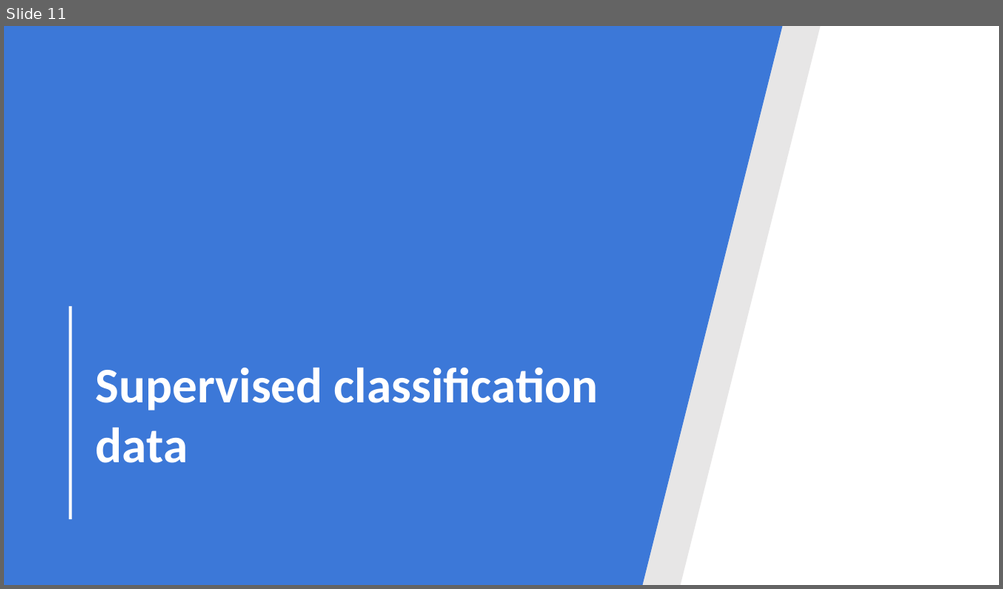
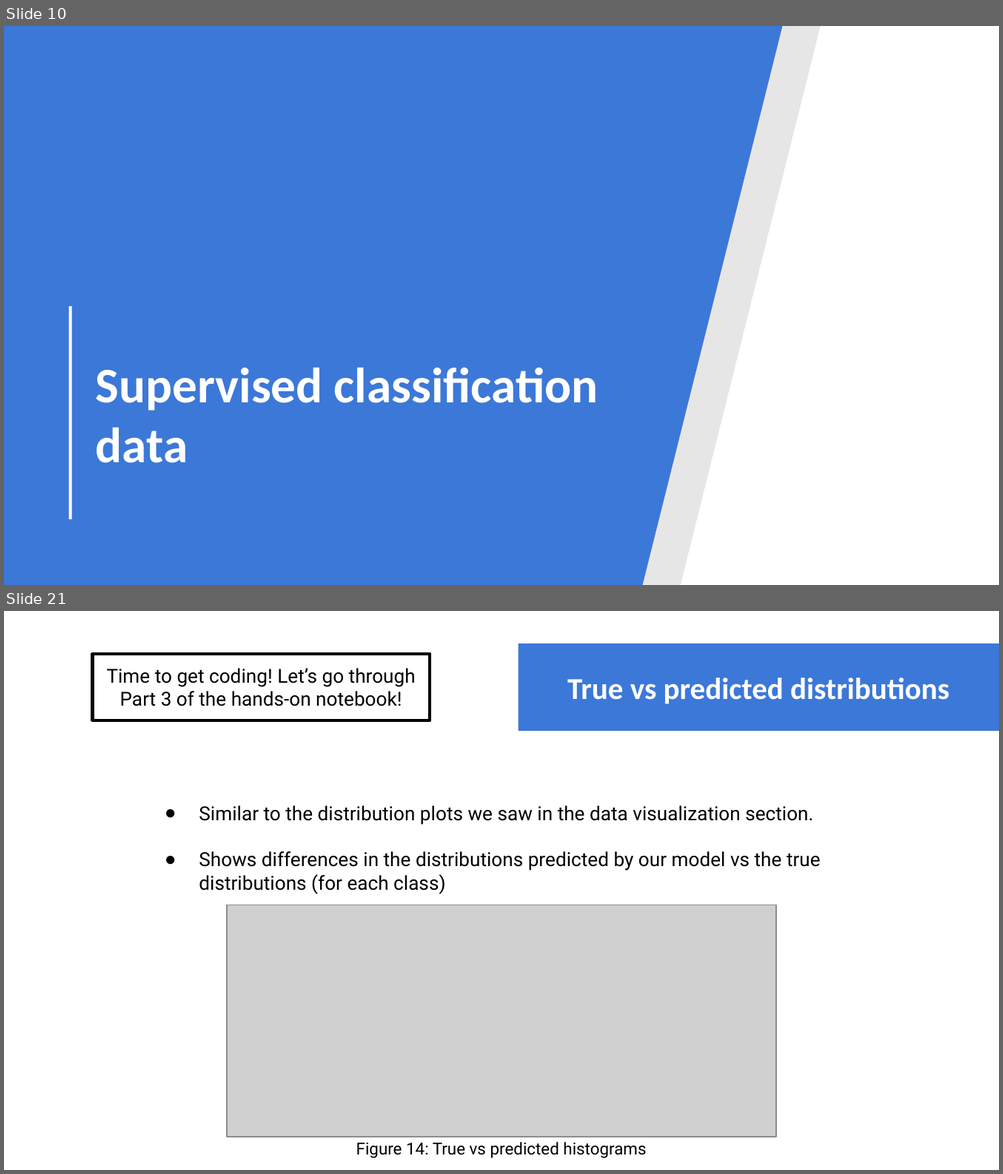
Before and after one commit to GilbertoCunha/IEEE-ML-Workshop, a slide deck: ML-intro.pptx. Shown one above the other, each under a label of ours: slide 11 before the commit, slides 10 and 21 after it; the slides between them are not shown. The pictures are 1003x589 and 1003x1174 pixels, drawn with LibreOffice and Linux fonts; fonts in the diff are those of the drawing; grey boxes stand for pictures. Boxes give left, top, right and bottom in pixels: in the first picture for what was removed or moved away, otherwise in the second. Text is boxed around its words. In the diff, an @@ line names an element or a change of style, - is before the commit and + after.

```diff
--- a/ML-intro.pptx
+++ b/ML-intro.pptx
@@ slide 21 added at bbox=[4, 611, 999, 1170], background #FFFFFF @@
@@ rectangle added at bbox=[93, 654, 430, 721], outline #000000 2.25 pt, 14 pt, text #000000 @@
+Time to get coding! Let’s go through Part 3 of the hands-on notebook!
@@ rectangle added at bbox=[518, 644, 999, 732], fill #3C78D8 @@
@@ title added at bbox=[567, 678, 949, 704], 22 pt, text #FFFFFF, bold @@
+True vs predicted distributions
@@ text added at bbox=[199, 806, 820, 894], 14 pt, text #000000 @@
+● Similar to the distribution plots we saw in the data visualization section.
+● Shows differences in the distributions predicted by our model vs the true distributions (for each class)
@@ picture added at bbox=[227, 906, 776, 1137] @@
@@ text added at bbox=[356, 1142, 646, 1159], 12 pt, text #000000 @@
+Figure 14: True vs predicted histograms
@@ what was slide 11 is now slide 10 @@
```
Also in this commit, not shown: 8 slides changed, 9 other slides added, 2 slides removed, 1 other file.
